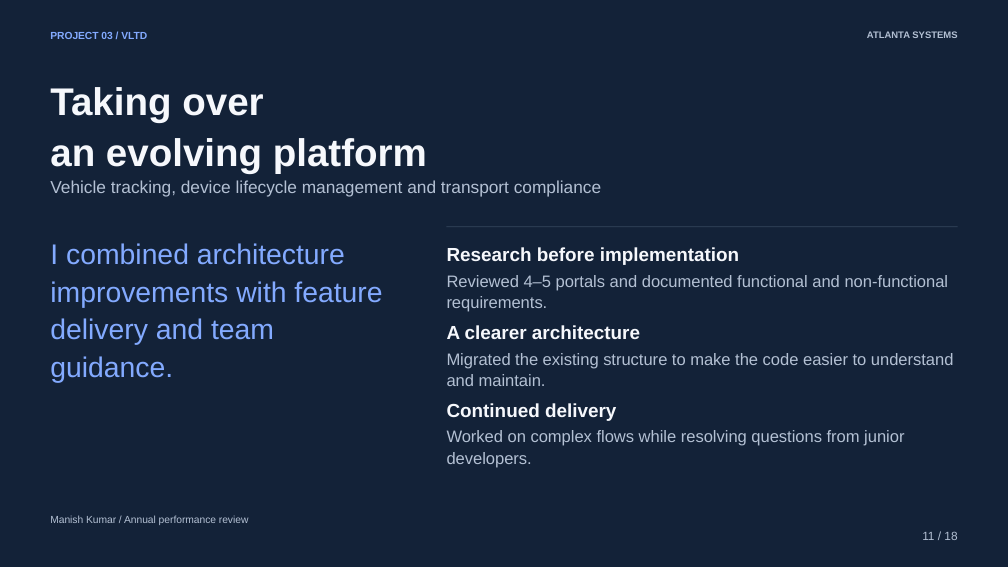
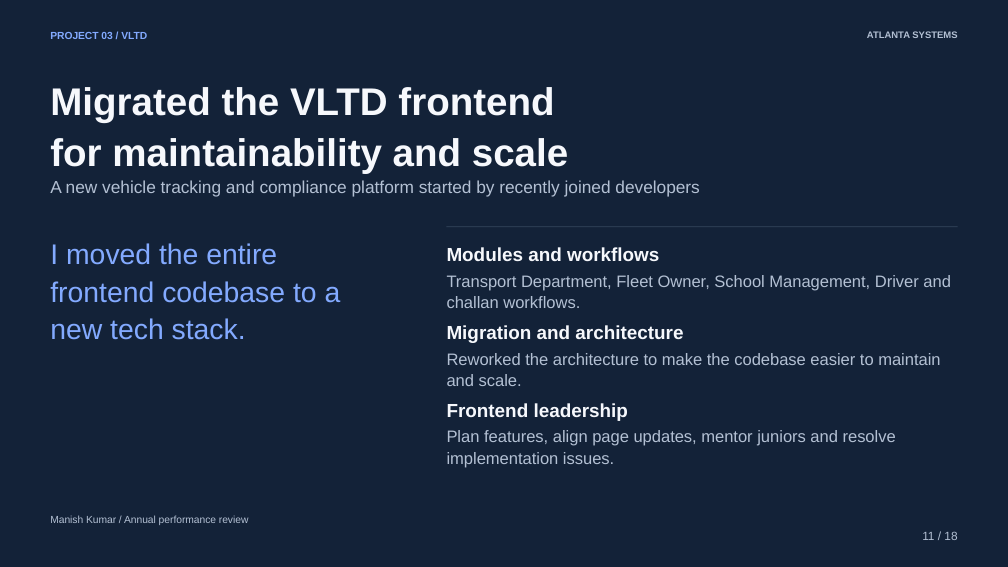
Before and after one commit to atlanta-manish/Atlanta-one-year-ppt, a slide deck: slide 11 of Atlanta-Year-One.pptx. Drawn at 1008x567 pixels with LibreOffice and Linux fonts; fonts in the diff are those of the drawing. Boxes give left, top, right and bottom in pixels: in the first picture for what was removed or moved away, otherwise in the second. Text is boxed around its words. In the diff, an @@ line names an element or a change of style, - is before the commit and + after.

Commit message:
minor improvements and adjustments to ppt

```diff
--- a/Atlanta-Year-One.pptx
+++ b/Atlanta-Year-One.pptx
@@ text at <box>50,87,568,174</box>: text changed @@
-Taking over
-an evolving platform
+Migrated the VLTD frontend
+for maintainability and scale
@@ text at <box>50,180,699,197</box>: text changed @@
-Vehicle tracking, device lifecycle management and transport compliance
+A new vehicle tracking and compliance platform started by recently joined developers
@@ text at <box>50,243,341,340</box>: text changed @@
-I combined architecture improvements with feature delivery and team guidance.
+I moved the entire frontend codebase to a new tech stack.
@@ text at <box>447,247,659,261</box>: text changed @@
-Research before implementation
+Modules and workflows
@@ text at <box>447,275,951,308</box>: text changed @@
-Reviewed 4–5 portals and documented functional and non-functional requirements.
+Transport Department, Fleet Owner, School Management, Driver and challan workflows.
@@ text at <box>447,325,683,343</box>: text changed @@
-A clearer architecture
+Migration and architecture
@@ text at <box>447,353,940,386</box>: text changed @@
-Migrated the existing structure to make the code easier to understand and maintain.
+Reworked the architecture to make the codebase easier to maintain and scale.
@@ text at <box>447,403,628,421</box>: text changed @@
-Continued delivery
+Frontend leadership
@@ text at <box>447,430,896,468</box>: text changed @@
-Worked on complex flows while resolving questions from junior developers.
+Plan features, align page updates, mentor juniors and resolve implementation issues.
```
Also in this commit, not shown: 10 other slides changed, 6 other files.
